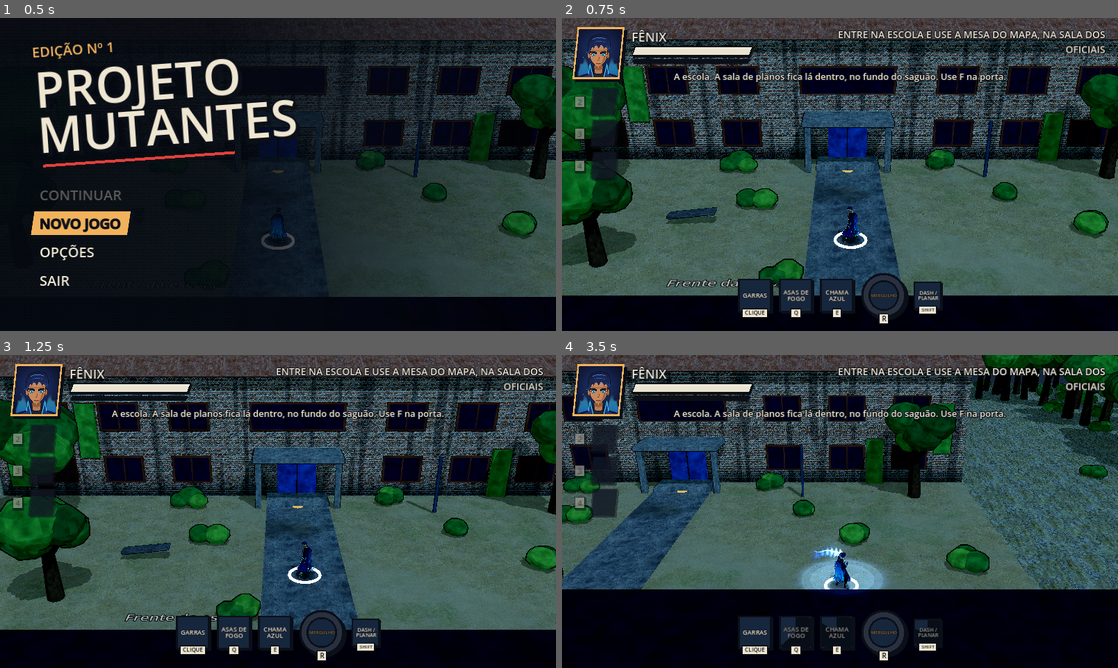
Above: before the commit, frames 1-4 (two rows, left to right).
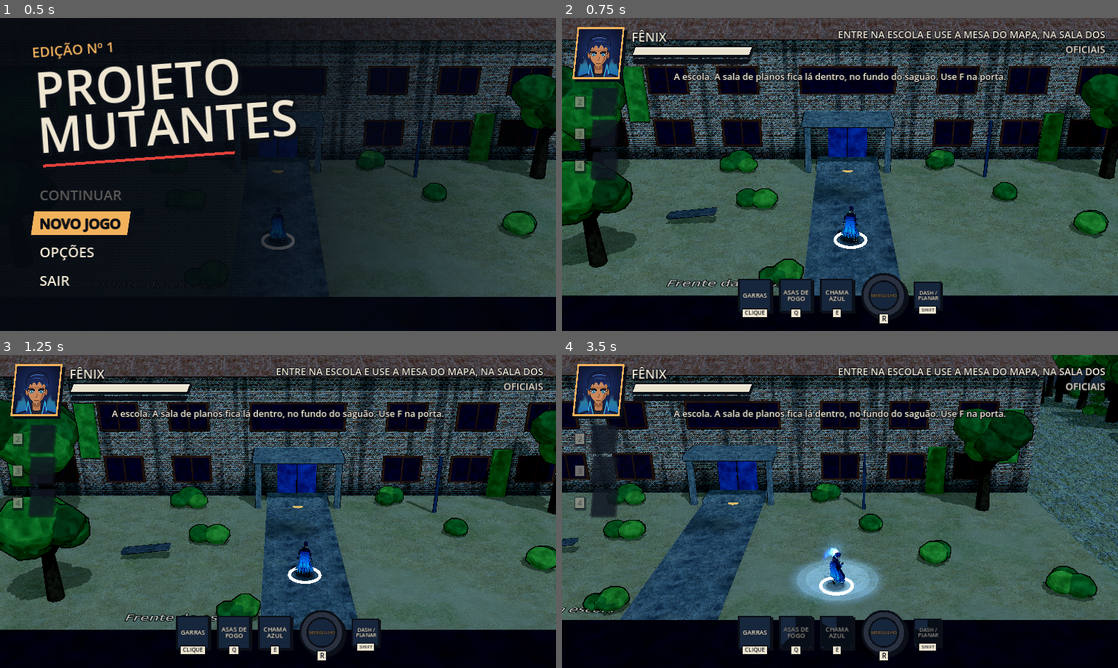
Above: after the commit, the same moments.

Repository: Giovivi/jogo_do_bolo
Game: Godot game, scene res://scenes/main.tscn
The game is run twice, just before and just after one commit, with the same random seed, the same clock (stepped at 60 frames per second) and the same inputs.
Inputs (mouse positions are in pixels of both pictures, inside the frame that each line leads up to):
- Up to frame 1 (0.5 s): no input
- Up to frame 2 (0.75 s): click "NOVO JOGO" at 0.5 s
- Up to frame 3 (1.25 s): no input
- Up to frame 4 (3.5 s): tap Enter (confirm) at 1.25 s; move the mouse to (962, 495) at 1.27 s; hold D (move_right) 1.28-2.03 s; hold Q (ability_1) 1.28-2.03 s; click (962, 495) at 1.42 s; tap Space (jump) at 1.52, 2.27 s; tap E (ability_2) at 1.55, 2.1 s; move the mouse to (728, 527) at 2.02 s; hold S (move_down) 2.03-2.78 s; click (728, 527) at 2.3 s; move the mouse to (895, 442) at 2.77 s; press the mouse at (895, 442) at 2.78 s; hold D (move_right) from 2.78 s (still down); tap Shift (dash) at 3.05 s

Frame 1 is identical in both runs. In frame 2, 0.2% of the frame differs, in the area x 49-54%, y 60-73%; in frame 3, 0.2%; in frame 4, 56%, in the area x 0-100%, y 0-85%.

Commit message:
Heróis olham para onde andam e recuam batendo
O corpo agora vira para a direção do movimento; ao atacar ou usar
habilidade, vira para o alvo e fica assim por 0,4 s, andando a 40% da
velocidade. Durante o golpe as pernas seguem a animação de andar (de ré
quando se afastam do alvo) no ritmo da velocidade real, e fora do golpe
andar de costas toca o passo ao contrário. Vale para Fênix e Feixe.

Co-Authored-By: Claude Opus 5.5 <noreply@anthropic.com>
Claude-Session: https://claude.ai/code/session_01GLyMG5uEnQCKAG31znaRFC

Diff:
--- a/scripts/art/fenix_model.gd
+++ b/scripts/art/fenix_model.gd
@@ -25,6 +25,8 @@
 var _one_shot: String = ""
 ## Fogo azul de cada mão ("L"/"R"), criado só por quem chama add_hand_fire() (Fênix).
 var hand_fire: Dictionary = {}
+## Pernas andando durante os golpes (o tronco bate, as pernas seguem o passo).
+var legs: LegsOverride
 
 
 func _ready() -> void:
@@ -38,6 +40,13 @@
 	for n in [IDLE, WALK, RUN, AIR]:
 		anim.get_animation(n).loop_mode = Animation.LOOP_LINEAR
 	anim.animation_finished.connect(_on_finished)
+	var found := m.find_children("*", "Skeleton3D", true, false)
+	if not found.is_empty():
+		legs = LegsOverride.new()
+		legs.influence = 0.0
+		legs.active = false
+		(found.front() as Skeleton3D).add_child(legs)
+		legs.setup(found.front() as Skeleton3D, anim.get_animation(WALK))
 	_play(IDLE)
 
 
@@ -51,30 +60,49 @@
 	anim.seek(0.0, true)
 
 
-func _process(_delta: float) -> void:
+func _process(delta: float) -> void:
 	if anim == null or hero == null:
 		return
 	if hero.is_dead:
+		_update_legs(delta, false, 0.0, 1.0)
 		if _one_shot != DEATH:
 			play_once(DEATH)
 		return
 	if _one_shot == DEATH:
 		_one_shot = ""
+	var flat_v := Vector3(hero.velocity.x, 0.0, hero.velocity.z)
+	var flat := flat_v.length()
+	# Andando de ré (corpo virado para o alvo, indo para longe dele): passos ao contrário.
+	var dir := 1.0
+	if flat > 0.3 and flat_v.normalized().dot(hero.facing) < -0.3:
+		dir = -1.0
+	var grounded := hero.is_on_floor() or absf(hero.velocity.y) <= 0.5
+	_update_legs(delta, _one_shot != "" and grounded and flat > 0.3, flat, dir)
 	if _one_shot != "":
 		return
-	var flat := Vector2(hero.velocity.x, hero.velocity.z).length()
-	if not hero.is_on_floor() and absf(hero.velocity.y) > 0.5:
+	if not grounded:
 		_play(AIR)
 	elif flat < 0.3:
 		_play(IDLE)
-	elif flat < 3.0:
-		_play(WALK, flat / WALK_ANIM_SPEED)
+	elif flat < 3.0 or dir < 0.0:
+		# De ré ele só anda (a corrida de costas fica estranha).
+		_play(WALK, flat / WALK_ANIM_SPEED, dir)
 	else:
 		_play(RUN, flat / RUN_ANIM_SPEED)
 
 
-func _play(anim_name: String, speed: float = 1.0) -> void:
-	anim.speed_scale = clampf(speed, 0.5, 2.2)
+## Pernas da animação de andar por cima do golpe, no ritmo da velocidade real.
+func _update_legs(delta: float, on: bool, flat: float, dir: float) -> void:
+	if legs == null:
+		return
+	if on:
+		legs.time += delta * (flat / WALK_ANIM_SPEED) * dir
+	legs.influence = move_toward(legs.influence, 1.0 if on else 0.0, delta * 8.0)
+	legs.active = legs.influence > 0.0
+
+
+func _play(anim_name: String, speed: float = 1.0, dir: float = 1.0) -> void:
+	anim.speed_scale = clampf(speed, 0.5, 2.2) * dir
 	if anim.current_animation != anim_name:
 		anim.play(anim_name, 0.15)
 
--- /dev/null
+++ b/scripts/art/legs_override.gd
@@ -0,0 +1,38 @@
+class_name LegsOverride
+extends SkeletonModifier3D
+## Durante um golpe, troca só as pernas pela animação de andar: o tronco
+## bate e as pernas continuam dando passos (para frente ou de ré), no ritmo
+## da velocidade em que o herói está andando.
+
+const LEG_BONES := [
+	"DEF-thigh.L", "DEF-shin.L", "DEF-foot.L", "DEF-toe.L",
+	"DEF-thigh.R", "DEF-shin.R", "DEF-foot.R", "DEF-toe.R",
+]
+
+var walk: Animation
+## Tempo na animação de andar; o FenixModel avança (ou volta, andando de ré).
+var time: float = 0.0
+## Pares [osso, trilha de rotação] das pernas.
+var _tracks: Array = []
+
+
+func setup(skeleton: Skeleton3D, walk_anim: Animation) -> void:
+	walk = walk_anim
+	_tracks.clear()
+	for i in walk.get_track_count():
+		if walk.track_get_type(i) != Animation.TYPE_ROTATION_3D:
+			continue
+		var bone_name := String(walk.track_get_path(i)).get_slice(":", 1)
+		if bone_name in LEG_BONES:
+			var b := skeleton.find_bone(bone_name)
+			if b >= 0:
+				_tracks.append([b, i])
+
+
+func _process_modification() -> void:
+	var sk := get_skeleton()
+	if sk == null or walk == null:
+		return
+	var t := fposmod(time, walk.length)
+	for tr in _tracks:
+		sk.set_bone_pose_rotation(tr[0], walk.rotation_track_interpolate(tr[1], t))
--- a/scripts/heroes/hero.gd
+++ b/scripts/heroes/hero.gd
@@ -14,6 +14,13 @@
 const FALL_LIMIT_Y := -2.5
 ## Até onde a mira pela tela procura inimigos (m).
 const AIM_RANGE := 18.0
+## Depois de atacar, o corpo fica virado para o alvo por este tempo (s);
+## fora disso ele olha para onde anda.
+const AIM_HOLD := 0.4
+## Velocidade enquanto ataca (fração da normal): dá para recuar batendo.
+const ATTACK_MOVE_MULTIPLIER := 0.4
+## Quão rápido o corpo gira para a nova direção (maior = mais rápido).
+const TURN_RATE := 22.0
 
 @export var stats: HeroStats
 
@@ -56,6 +63,9 @@
 var _down_marker: Node3D
 var _down_label: Label3D
 var _time: float = 0.0
+## Tempo restante virado para o alvo (atacando).
+var aim_hold: float = 0.0
+var _visual_yaw: float = 0.0
 
 
 func _ready() -> void:
@@ -137,6 +147,7 @@
 		return
 	_process_regen(delta)
 	ability_lock = maxf(0.0, ability_lock - delta)
+	aim_hold = maxf(0.0, aim_hold - delta)
 
 	var move := Vector3.ZERO
 	if _dash_time_left > 0.0:
@@ -145,9 +156,11 @@
 		if _dash_time_left <= 0.0:
 			_end_dash()
 		move_and_slide()
+		_turn_visual(delta)
 		return
 	if busy:
 		_process_busy(delta)
+		_turn_visual(delta)
 		return
 
 	if _stun_time > 0.0:
@@ -167,6 +180,8 @@
 	var kb := apply_knockback(delta)
 	var on_floor := is_on_floor()
 	var speed := stats.move_speed * move_multiplier
+	if controlled and aim_hold > 0.0:
+		speed = stats.move_speed * minf(move_multiplier, ATTACK_MOVE_MULTIPLIER)
 	if not on_floor:
 		speed *= stats.air_speed_multiplier
 	var v := move * speed + kb
@@ -189,6 +204,25 @@
 	velocity = v
 	move_and_slide()
 	_after_move()
+	_turn_visual(delta)
+
+
+## Herói: só muda a direção lógica; o corpo gira suave em _turn_visual().
+func face_towards(point: Vector3) -> void:
+	var d := point - global_position
+	d.y = 0.0
+	if d.length() > 0.05:
+		facing = d.normalized()
+
+
+## O corpo gira suave até a direção de `facing` (a lógica do golpe usa
+## `facing` na hora; só o desenho acompanha em poucos centésimos).
+func _turn_visual(delta: float) -> void:
+	if visual == null:
+		return
+	var target := atan2(-facing.x, -facing.z)
+	_visual_yaw = lerp_angle(_visual_yaw, target, 1.0 - exp(-TURN_RATE * delta))
+	visual.rotation.y = _visual_yaw
 
 
 ## Ganchos para o Fênix planar.
@@ -275,7 +309,14 @@
 	aim_target = Game.aim_target(self, AIM_RANGE)
 	if aim_target != null:
 		aim = aim_target.global_position
-	face_towards(aim)
+	# Corpo olha para onde anda; ao atacar ou usar habilidade, vira para o alvo
+	# e fica assim um instante (o golpe sai na direção certa).
+	if _is_acting_input():
+		aim_hold = AIM_HOLD
+	if aim_hold > 0.0:
+		face_towards(aim)
+	elif move.length() > 0.1:
+		face_towards(global_position + move)
 
 	if Input.is_action_just_pressed("jump"):
 		jump()
@@ -292,6 +333,12 @@
 	return move
 
 
+## Botões de ataque e habilidade (segurar o ataque conta como atacando).
+func _is_acting_input() -> bool:
+	return Input.is_action_pressed("attack") or Input.is_action_pressed("ability_1") \
+			or Input.is_action_just_pressed("ability_2") or Input.is_action_just_pressed("special")
+
+
 ## Cada herói trata o básico e as habilidades aqui.
 func _player_actions(_aim: Vector3, _move: Vector3) -> void:
 	pass
@@ -322,6 +369,8 @@
 		dir = facing
 	dir.y = 0.0
 	dir = dir.normalized()
+	if aim_hold <= 0.0:
+		facing = dir
 	# O dash para na beirada: não atravessa vãos (isso é do planar).
 	var dist := stats.dash_distance
 	var step := 0.25
